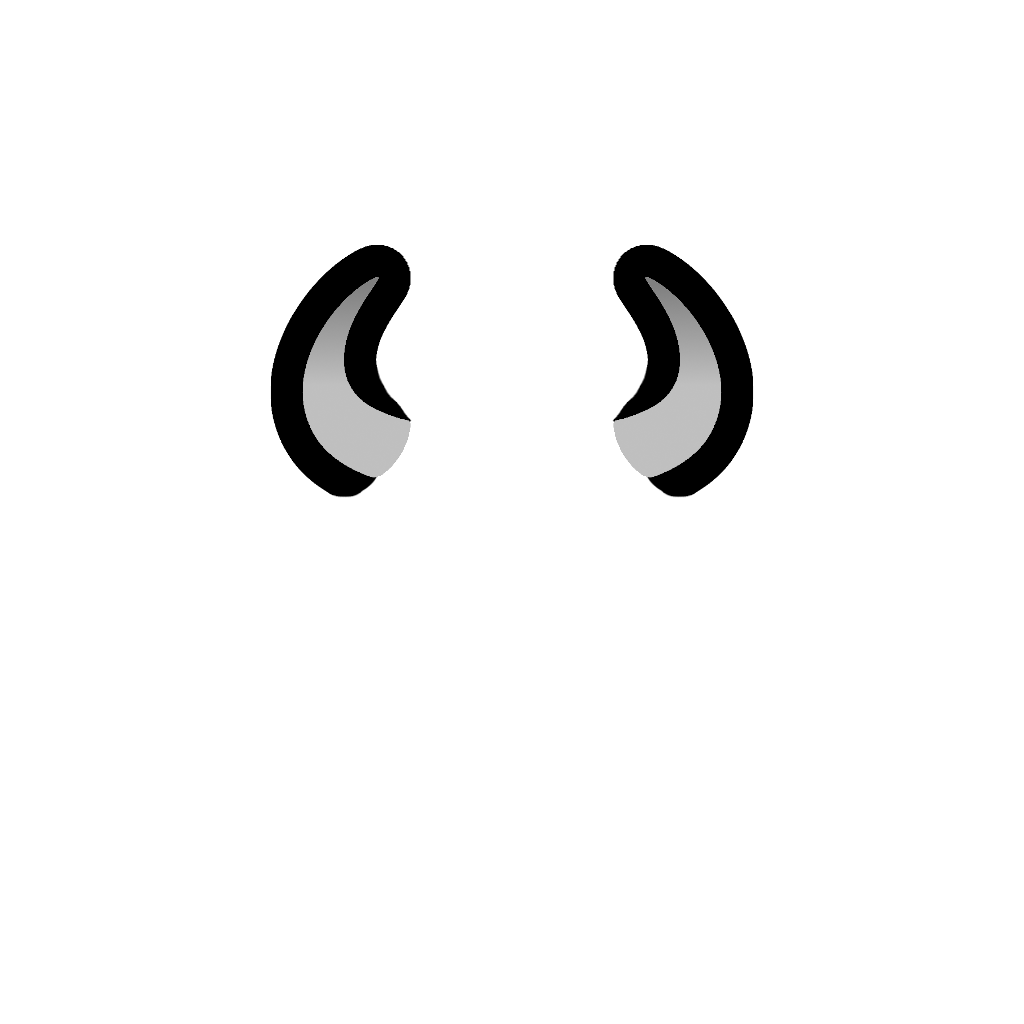
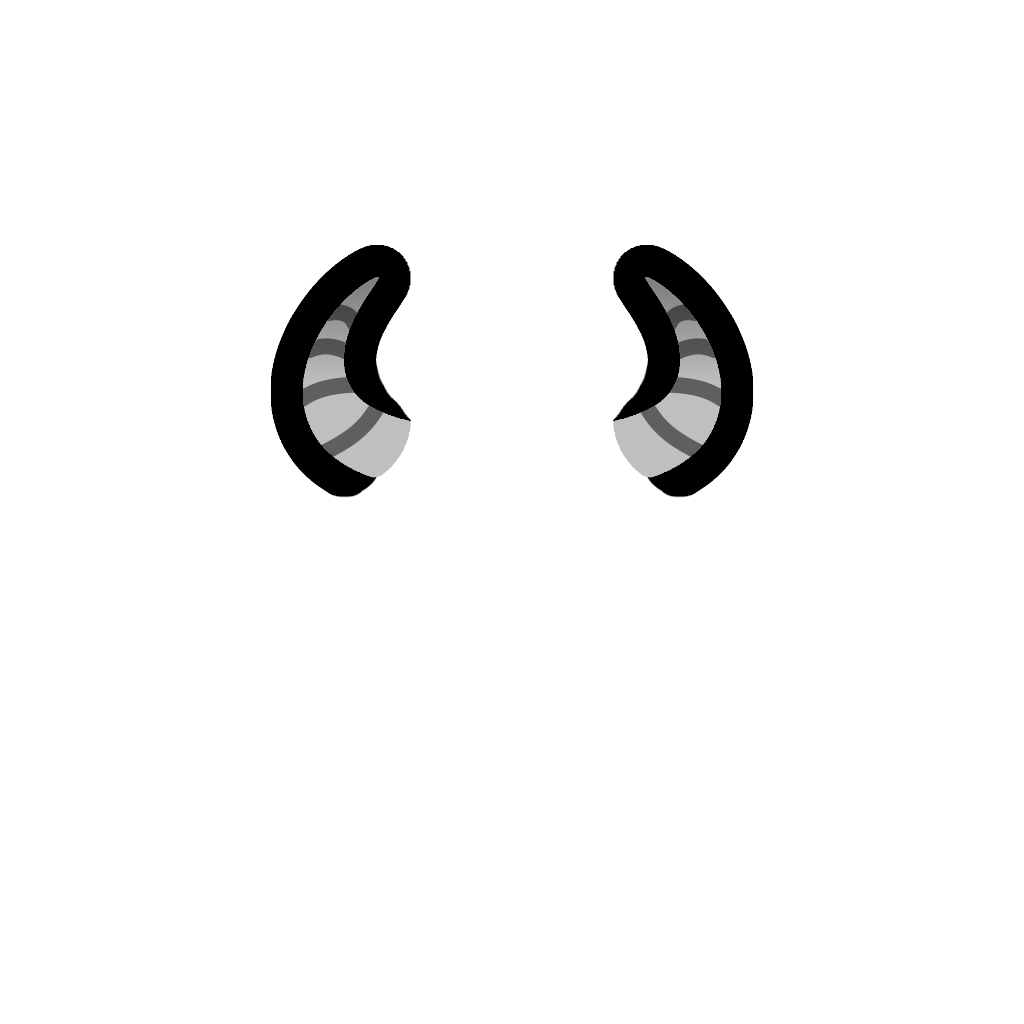
Before/after of a 1024 × 1024 layered artwork. What changed in the layer stack:
added layer "horn stripes (dragon)" above "horns" over (303, 304, 721, 457)
